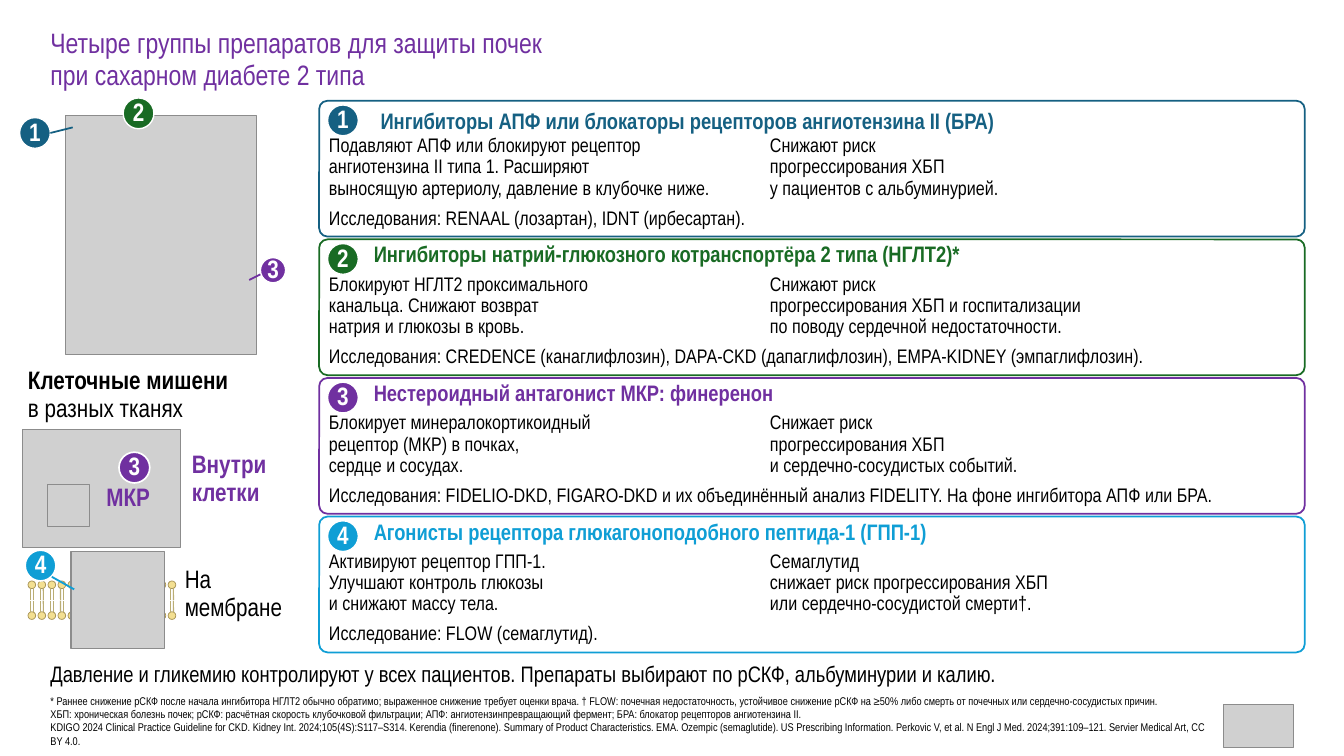
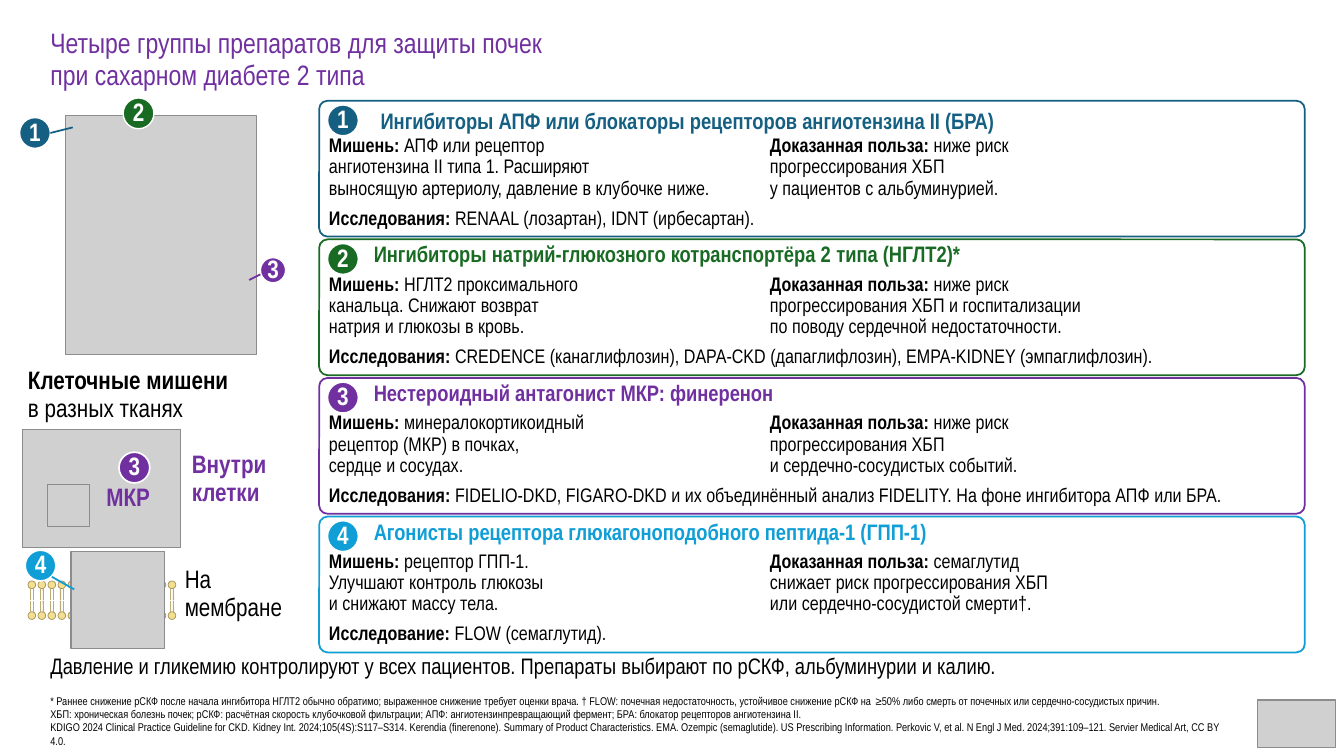
Before and after one commit to drabdulbosit1-eng/my-test-cloud, a slide deck: slide 14 of finerenone/Finerenone_Levin_reviewed.pptx. Drawn at 1344x756 pixels with LibreOffice and Linux fonts; fonts in the diff are those of the drawing; grey boxes stand for pictures. Boxes give left, top, right and bottom in pixels: in the first picture for what was removed or moved away, otherwise in the second. Text is boxed around its words. In the diff, an @@ line names an element or a change of style, - is before the commit and + after.

```diff
--- a/finerenone/Finerenone_Levin_reviewed.pptx
+++ b/finerenone/Finerenone_Levin_reviewed.pptx
@@ text at box(329, 138, 545, 156): text changed @@
-Подавляют АПФ или блокируют рецептор
+Мишень: АПФ или рецептор
@@ text at box(770, 138, 1009, 156): text changed; bold on @@
-Снижают риск
+Доказанная польза: ниже риск
@@ text at box(329, 277, 578, 295): text changed @@
-Блокируют НГЛТ2 проксимального
+Мишень: НГЛТ2 проксимального
@@ text at box(770, 277, 1009, 295): text changed; bold on @@
-Снижают риск
+Доказанная польза: ниже риск
@@ text at box(329, 414, 584, 433): text changed @@
-Блокирует минералокортикоидный
+Мишень: минералокортикоидный
@@ text at box(770, 415, 1009, 433): text changed; bold on @@
-Снижает риск
+Доказанная польза: ниже риск
@@ bold on in "Исследования:" in 3 elements at box(329, 210, 755, 229), box(329, 348, 1152, 367), box(329, 487, 1221, 506) @@
@@ text at box(329, 554, 529, 572): text changed @@
-Активируют рецептор ГПП-1.
+Мишень: рецептор ГПП-1.
@@ text at box(770, 554, 1020, 572): text changed; bold on @@
-Семаглутид
+Доказанная польза: семаглутид
@@ text "Исследование: FLOW (семаглутид)." at box(329, 625, 607, 644): bold on in "Исследование:" @@
@@ text "Давление и гликемию контролируют у ...": place and size @@
-text "Давление и гликемию контролируют у ..." at box(50, 665, 995, 687)
+text "Давление и гликемию контролируют у ..." at box(50, 657, 995, 679)
@@ text "* Раннее снижение рСКФ после ..." rewrapped from box(50, 696, 1204, 745) to box(50, 696, 1219, 745) @@
@@ picture: place and size @@
-picture at box(1224, 705, 1294, 748)
+picture at box(1258, 700, 1336, 747)
```
Also in this commit, not shown: 46 other slides changed, 1 other file.
